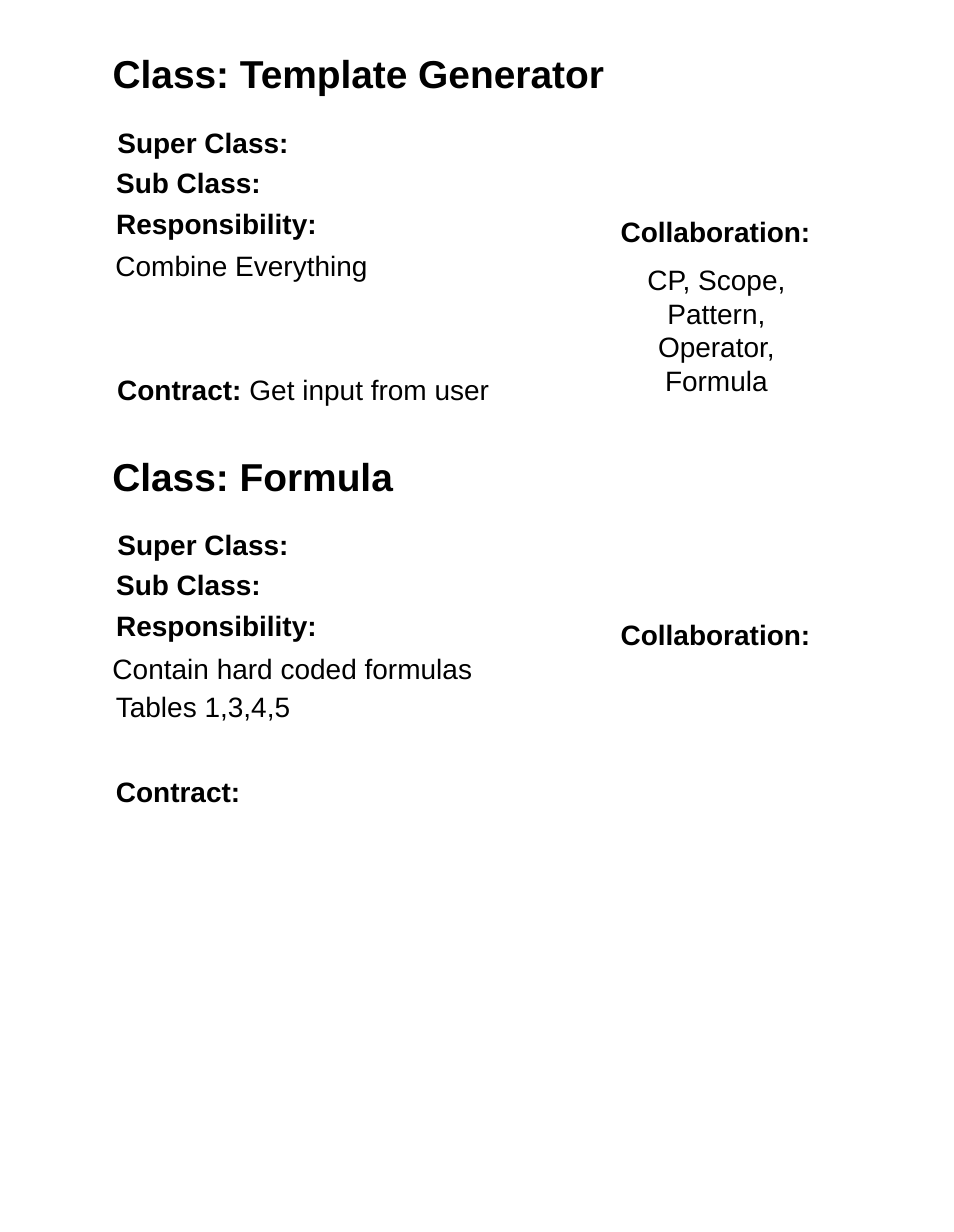
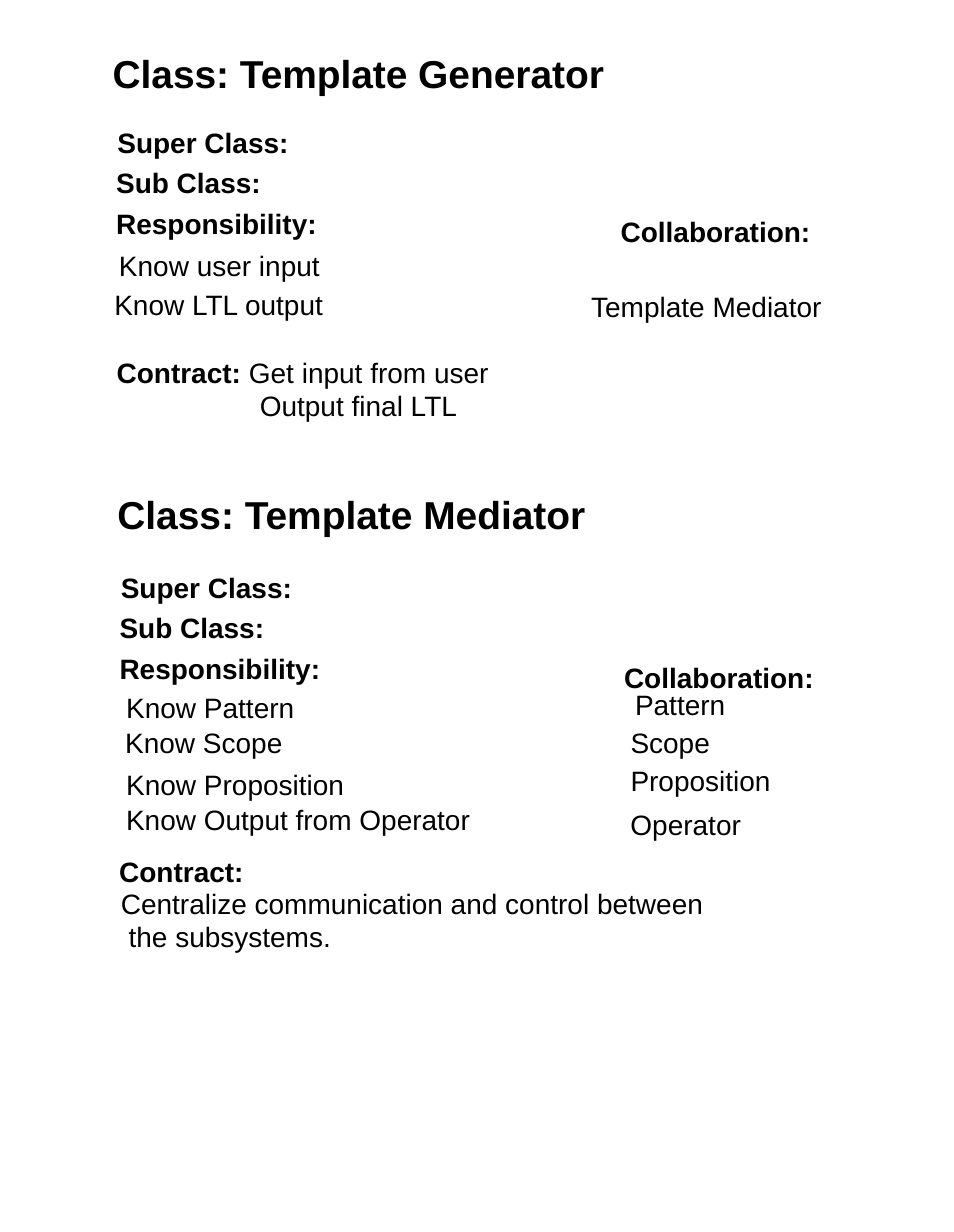
Before and after one commit to jlmacias/ltl, a slide deck: slide 1 of documents/6-18-15/Software Construction LTL Classes.pptx. Drawn at 954x1232 pixels with LibreOffice and Linux fonts; fonts in the diff are those of the drawing. Boxes give left, top, right and bottom in pixels: in the first picture for what was removed or moved away, otherwise in the second. Text is boxed around its words. In the diff, an @@ line names an element or a change of style, - is before the commit and + after.

```diff
--- a/documents/6-18-15/Software Construction LTL Classes.pptx
+++ b/documents/6-18-15/Software Construction LTL Classes.pptx
@@ text at (119,255,320,281): text changed @@
-Combine Everything
+Know user input
@@ text added at (114,295,323,320), 18 pt, text #000000 @@
+Know LTL output
@@ text at (591,296,822,322): text changed @@
-CP, Scope, Pattern, Operator, Formula
+Template Mediator
@@ text "Contract: Get input from user": place and size @@
-text "Contract: Get input from user" at (117,379,489,405)
+text "Contract: Get input from user" at (117,362,488,422)
@@ text at (260,395,457,422): paragraph added @@
+Output final LTL
@@ text removed at (112,462,393,492) @@
-Class: Formula
@@ text added at (117,500,585,537), 25 pt, text #000000, bold @@
+Class: Template Mediator
@@ text "Super Class:": place and size @@
-text "Super Class:" at (117,534,288,560)
+text "Super Class:" at (121,577,292,603)
@@ text "Sub Class:": place and size @@
-text "Sub Class:" at (116,574,261,596)
+text "Sub Class:" at (120,617,264,639)
@@ text removed at (112,658,472,680) @@
-Contain hard coded formulas
@@ text "Responsibility:": place and size @@
-text "Responsibility:" at (116,615,317,641)
+text "Responsibility:" at (120,658,321,684)
@@ text "Collaboration:": place and size @@
-text "Collaboration:" at (621,624,811,646)
+text "Collaboration:" at (624,667,814,689)
@@ text removed at (116,696,291,721) @@
-Tables 1,3,4,5
@@ text added at (126,698,294,719), 18 pt, text #000000 @@
+Know Pattern
@@ text added at (635,695,725,716), 18 pt, text #000000 @@
+Pattern
@@ text added at (125,733,282,758), 18 pt, text #000000 @@
+Know Scope
@@ text added at (631,733,710,758), 18 pt, text #000000 @@
+Scope
@@ text added at (126,774,344,800), 18 pt, text #000000 @@
+Know Proposition
@@ text added at (631,770,771,796), 18 pt, text #000000 @@
+Proposition
@@ text added at (126,809,469,835), 18 pt, text #000000 @@
+Know Output from Operator
@@ text added at (630,815,740,841), 18 pt, text #000000 @@
+Operator
@@ text "Contract:": place and size @@
-text "Contract:" at (116,782,240,803)
+text "Contract:" at (119,862,243,883)
@@ text added at (121,893,703,953), 18 pt, text #000000 @@
+Centralize communication and control between
+the subsystems.
```
Also in this commit, not shown: 2 other slides changed, 1 slide added.
